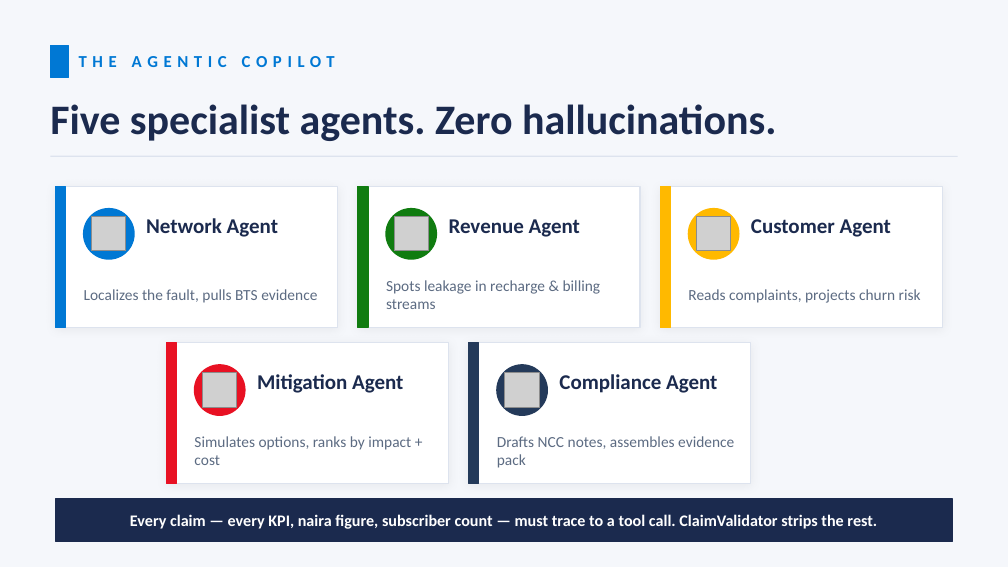
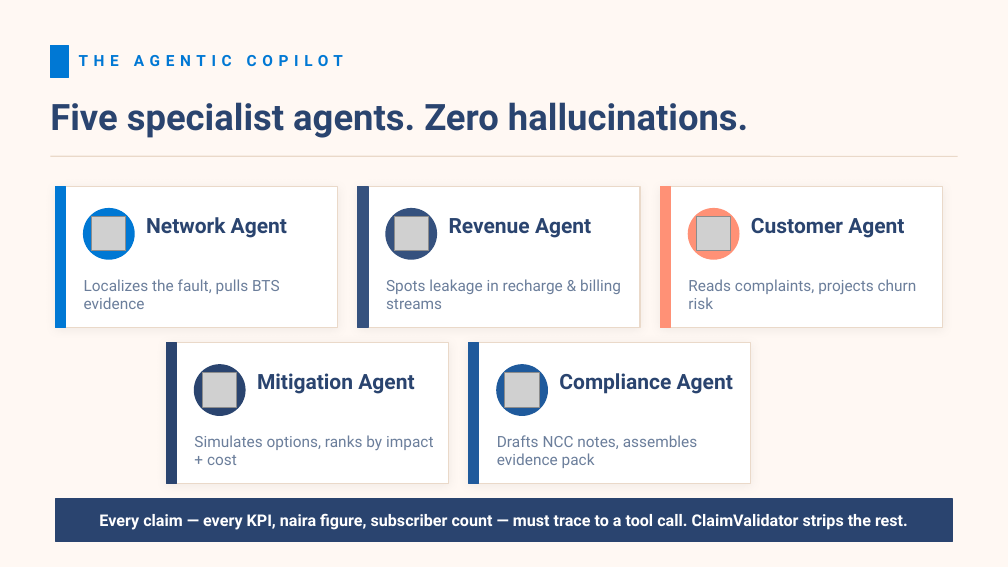
Before and after one commit to toby-adedipe/riskguard_ai, a slide deck: slide 7 of pitch/AI4Telco_RiskGuardAI.pptx. Drawn at 1008x567 pixels with LibreOffice and Linux fonts; fonts in the diff are those of the drawing; grey boxes stand for pictures. Boxes give left, top, right and bottom in pixels: in the first picture for what was removed or moved away, otherwise in the second. Text is boxed around its words. In the diff, an @@ line names an element or a change of style, - is before the commit and + after.

```diff
--- a/pitch/AI4Telco_RiskGuardAI.pptx
+++ b/pitch/AI4Telco_RiskGuardAI.pptx
@@ background #F5F7FB to #FFF8F3 @@
@@ text "THE AGENTIC COPILOT" at bbox=[79, 55, 343, 66]: size 12 to 11 pt, font Calibri to Roboto @@
@@ text "Five specialist agents. Zero hallucinations." at bbox=[50, 102, 748, 138]: size 30 to 26 pt, font Calibri to Roboto, text colour #1B2A4E to #2A446F @@
@@ line (50, 156) - (958, 156): stroke #DDE3EE 0.75 pt to #EAD9C9 0.75 pt @@
@@ rectangle at bbox=[358, 186, 368, 328]: fill #107C10 to #35517E; outline #107C10 1 pt to #35517E 1 pt @@
@@ ellipse at bbox=[386, 209, 436, 259]: fill #107C10 to #35517E; outline #107C10 1 pt to #35517E 1 pt @@
@@ rectangle at bbox=[660, 186, 670, 328]: fill #FFB900 to #FF9176; outline #FFB900 1 pt to #FF9176 1 pt @@
@@ ellipse at bbox=[688, 209, 739, 259]: fill #FFB900 to #FF9176; outline #FFB900 1 pt to #FF9176 1 pt @@
@@ rectangle at bbox=[166, 343, 176, 484]: fill #E81123 to #2A446F; outline #E81123 1 pt to #2A446F 1 pt @@
@@ outline #DDE3EE 0.75 pt to #EAD9C9 0.75 pt in 5 elements at bbox=[55, 186, 338, 328], bbox=[358, 186, 640, 328], bbox=[660, 186, 942, 328], bbox=[166, 343, 449, 484], bbox=[469, 343, 751, 484] @@
@@ rectangle at bbox=[469, 343, 479, 484]: fill #243A5A to #1F5A9C; outline #243A5A 1 pt to #1F5A9C 1 pt @@
@@ ellipse at bbox=[195, 365, 245, 415]: fill #E81123 to #2A446F; outline #E81123 1 pt to #2A446F 1 pt @@
@@ ellipse at bbox=[497, 365, 547, 415]: fill #243A5A to #1F5A9C; outline #243A5A 1 pt to #1F5A9C 1 pt @@
@@ font Calibri to Roboto, text colour #1B2A4E to #2A446F in 5 elements at bbox=[146, 217, 287, 238], bbox=[449, 218, 591, 238], bbox=[751, 218, 904, 238], bbox=[257, 373, 414, 394], bbox=[559, 373, 733, 394] @@
@@ font Calibri to Roboto, text colour #5C6B82 to #6B7E9B in 5 elements at bbox=[84, 279, 280, 309], bbox=[386, 279, 621, 309], bbox=[688, 279, 917, 309], bbox=[194, 435, 433, 465], bbox=[497, 435, 698, 468] @@
@@ text "Every claim — every KPI, ..." at bbox=[99, 513, 908, 530]: font Calibri to Roboto @@
@@ rectangle at bbox=[55, 499, 953, 541]: fill #1B2A4E to #2A446F; outline #1B2A4E 1 pt to #2A446F 1 pt @@
```
Also in this commit, not shown: 11 other slides changed, 1 slide added, 19 other files.
